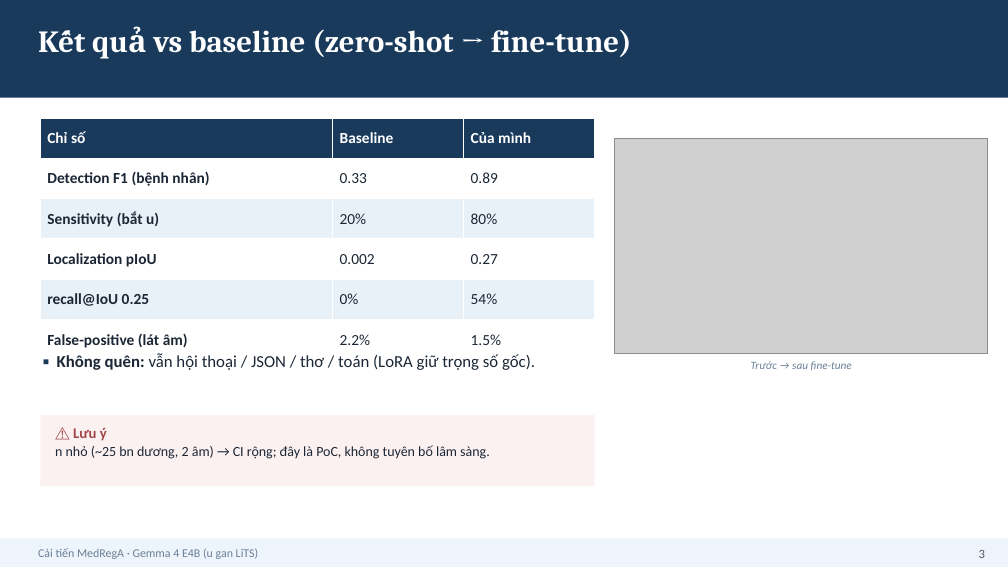
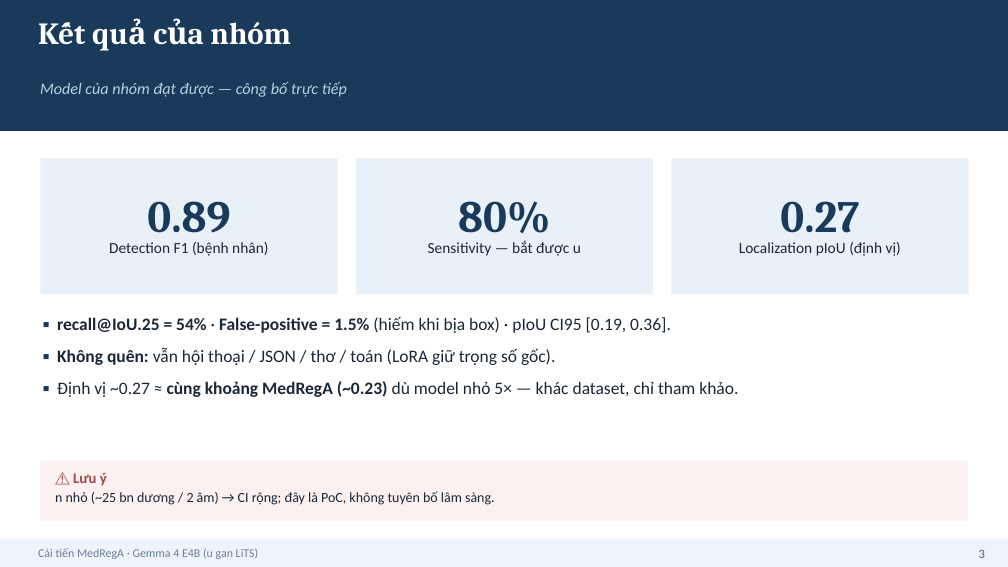
Before and after one commit to HatDuaa/medrega-liver-seminar, a slide deck: slide 3 of seminar/cai_tien/slides_5min_VN.pptx. Drawn at 1008x567 pixels with LibreOffice and Linux fonts; fonts in the diff are those of the drawing; grey boxes stand for pictures. Boxes give left, top, right and bottom in pixels: in the first picture for what was removed or moved away, otherwise in the second. Text is boxed around its words. In the diff, an @@ line names an element or a change of style, - is before the commit and + after.

```diff
--- a/seminar/cai_tien/slides_5min_VN.pptx
+++ b/seminar/cai_tien/slides_5min_VN.pptx
@@ rectangle resized from (x1=0, y1=0, x2=1008, y2=98) to (x1=0, y1=0, x2=1008, y2=131) @@
@@ text at (x1=210, y1=22, x2=291, y2=45): text changed @@
-Kết quả vs baseline (zero-shot → fine-tune)
+Kết quả của nhóm
@@ text added at (x1=40, y1=82, x2=347, y2=97), 11.5 pt, text #B8CFE0, italic @@
+Model của nhóm đạt được — công bố trực tiếp
@@ table removed at (x1=40, y1=118, x2=595, y2=360), 6 rows, 3 columns @@
-Chỉ số | Baseline | Của mình
-Detection F1 (bệnh nhân) | 0.33 | 0.89
-Sensitivity (bắt u) | 20% | 80%
-Localization pIoU | 0.002 | 0.27
-recall@IoU 0.25 | 0% | 54%
-False-positive (lát âm) | 2.2% | 1.5%
@@ picture removed at (x1=615, y1=138, x2=988, y2=354) @@
@@ rectangle added at (x1=40, y1=158, x2=338, y2=294), fill #E8F0F8 @@
@@ rectangle added at (x1=356, y1=158, x2=653, y2=294), fill #E8F0F8 @@
@@ rectangle added at (x1=671, y1=158, x2=969, y2=294), fill #E8F0F8 @@
@@ text added at (x1=147, y1=201, x2=230, y2=243), 32 pt, text #1A3A5C, bold @@
+0.89
@@ text added at (x1=458, y1=201, x2=551, y2=243), 32 pt, text #1A3A5C, bold @@
+80%
@@ text added at (x1=780, y1=201, x2=859, y2=243), 32 pt, text #1A3A5C, bold @@
+0.27
@@ text added at (x1=109, y1=242, x2=268, y2=256), 11 pt, text #1C2736 @@
+Detection F1 (bệnh nhân)
@@ text added at (x1=428, y1=240, x2=581, y2=256), 11 pt, text #1C2736 @@
+Sensitivity — bắt được u
@@ text added at (x1=739, y1=242, x2=901, y2=256), 11 pt, text #1C2736 @@
+Localization pIoU (định vị)
@@ text added at (x1=57, y1=317, x2=738, y2=397), 12.5 pt, text #1C2736 @@
+▪ recall@IoU.25 = 54% · False-positive = 1.5% (hiếm khi bịa box) · pIoU CI95 [0.19, 0.36].
+▪ Không quên: vẫn hội thoại / JSON / thơ / toán (LoRA giữ trọng số gốc).
+▪ Định vị ~0.27 ≈ cùng khoảng MedRegA (~0.23) dù model nhỏ 5× — khác dataset, chỉ tham khảo.
@@ text removed at (x1=57, y1=354, x2=535, y2=370) @@
-▪ Không quên: vẫn hội thoại / JSON / thơ / toán (LoRA giữ trọng số gốc).
@@ text removed at (x1=751, y1=361, x2=852, y2=370) @@
-Trước → sau fine-tune
@@ rectangle resized from (x1=40, y1=415, x2=595, y2=486) to (x1=40, y1=461, x2=968, y2=521) @@
@@ text "⚠ Lưu ý" moved from (x1=55, y1=428, x2=490, y2=459) to (x1=55, y1=473, x2=495, y2=505) @@
@@ text at (x1=55, y1=491, x2=495, y2=505): text changed @@
-n nhỏ (~25 bn dương, 2 âm) → CI rộng; đây là PoC, không tuyên bố lâm sàng.
+n nhỏ (~25 bn dương / 2 âm) → CI rộng; đây là PoC, không tuyên bố lâm sàng.
```
Also in this commit, not shown: 1 slide added, 1 slide removed, 2 other files.
